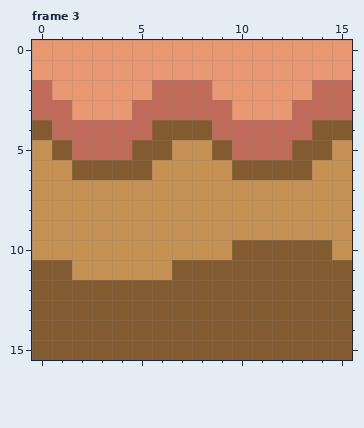
Two versions of one pixel-art file, docs/img/mapchip.ase. Above is the file before it was changed.
16x16 pixels, 41 frames. Shown: frame 3. The commit also changed other frames, which this record leaves out.
And afterwards:
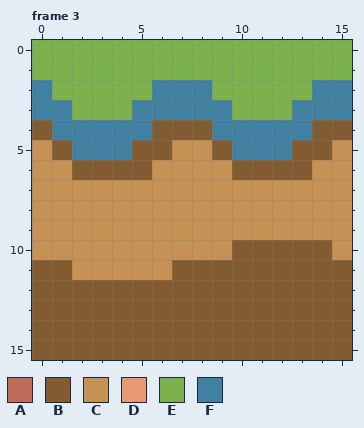
Palette (. is transparent): A #c16c5b  B #825b31  C #c59154  D #e89973  E #7bb24e  F #4180a0
From old to new:
Frame 3:
The edit turns colour D into colour E in rows 0 to 1 at x 0 to 15; in row 2 at x 1 to 5 and 9 to 13; in row 3 at x 2 to 4 and 10 to 12.
The edit turns colour A into colour F in row 2 at x 0, 6 to 8 and 14 to 15; in row 3 at x 0 to 1, 5 to 9 and 13 to 15; in row 4 at x 1 to 5 and 9 to 13; in row 5 at x 2 to 4 and 10 to 12.
Changed places in both pictures, as pixel boxes (x1, y1, x2, y2):
changed: (32, 40, 352, 160)
